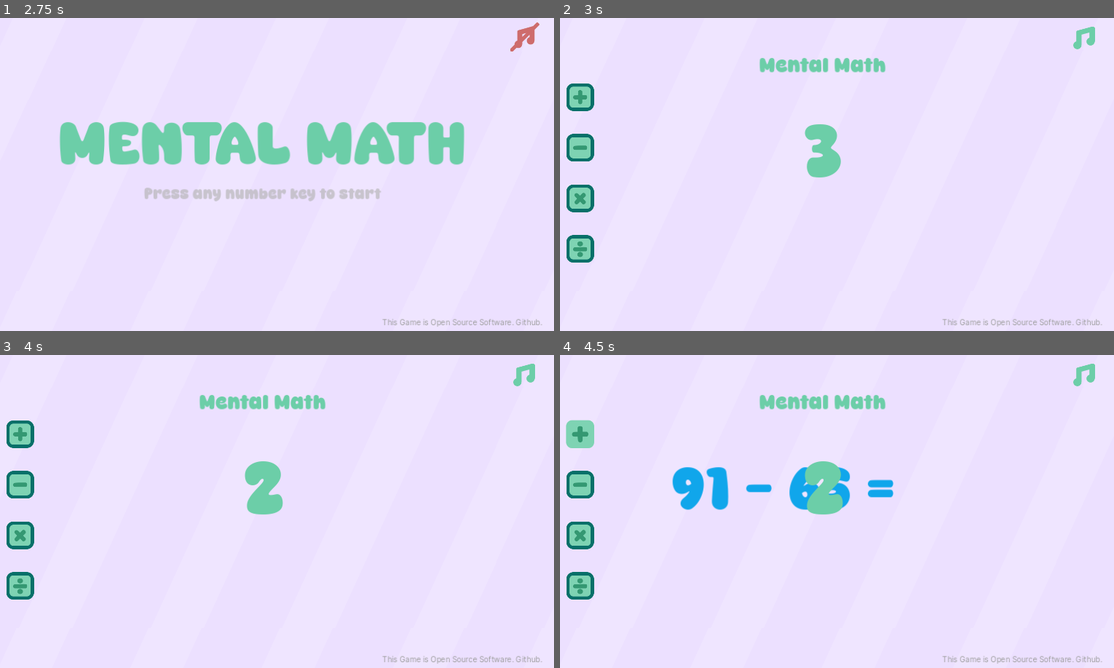
Above: before the commit, frames 1-4 (two rows, left to right).
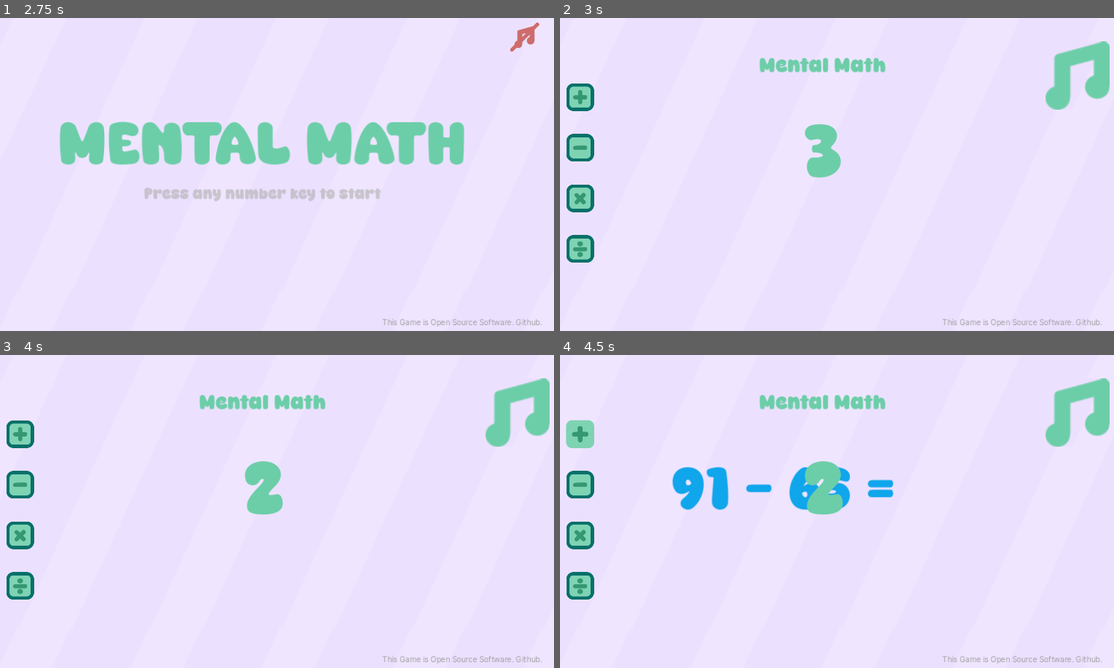
Above: after the commit, the same moments.

Repository: muhdsalm/mental-math-website
Game: Godot game, scene res://scenes/start_screen.tscn
The game is run twice, just before and just after one commit, with the same random seed, the same clock (stepped at 60 frames per second) and the same inputs.
Inputs (mouse positions are in pixels of both pictures, inside the frame that each line leads up to):
- Up to frame 1 (2.75 s): click (526, 36) at 0.5 s; click (526, 36) at 1.25 s; click (526, 36) at 2 s
- Up to frame 2 (3 s): tap Enter at 2.75 s; move the mouse to (953, 155) at 2.77 s; tap 1 (any_number_key) at 2.85 s
- Up to frame 3 (4 s): click (454, 489) at 3.52 s; type "12" at 3.6 s
- Up to frame 4 (4.5 s): click (582, 433) at 4.27 s

Frame 1 is identical in both runs. In frame 2, 1.6% of the frame differs, in the area x 87-100%, y 2-30%; in frame 3, 1.6%; in frame 4, 1.6%.

Commit message:
Improve the start screen for android

Diff:
--- a/scenes/main_scene.gd
+++ b/scenes/main_scene.gd
@@ -35,6 +35,7 @@
 		else:
 			$Numpads2.visible = true
 			$"Math Buttons".scale = Vector2(2, 2)
+			$AudioButton.scale = Vector2(3, 3)
 
 
 # Called every frame. 'delta' is the elapsed time since the previous frame.
@@ -44,7 +45,10 @@
 	$QuestionStopwatch.position.x = get_viewport_rect().size.x / 2
 	$"Math Buttons".position.x = get_viewport_rect().size.x * 0.083333333
 	$"Math Buttons".position.y = get_viewport_rect().size.y / 2
-	$AudioButton.position.x = get_viewport_rect().size.x * 0.953993056
+	if !is_ios_or_android:
+		$AudioButton.position.x = get_viewport_rect().size.x * 0.953993056
+	else:
+		$AudioButton.position.x = get_viewport_rect().size.x * 0.893229167
 	$OpenSourceDisclaimer.position.x = get_viewport_rect().size.x * 0.842013889
 	$Numpads.position.x = get_viewport_rect().size.x * 0.895833333
 	$Numpads2.position.x = get_viewport_rect().size.x / 2
--- a/scenes/main_scene.tscn
+++ b/scenes/main_scene.tscn
@@ -341,7 +341,8 @@
 volume_db = -1.0
 
 [node name="AudioButton" type="Node2D" parent="."]
-position = Vector2(1099, 49)
+position = Vector2(1029, 109)
+scale = Vector2(3, 3)
 metadata/_edit_group_ = true
 
 [node name="CenterContainer" type="CenterContainer" parent="AudioButton"]
--- a/scenes/start_screen.gd
+++ b/scenes/start_screen.gd
@@ -13,12 +13,20 @@
 		should_continue = false
 		$CotinueText/Label.visible = false
 		$StartButton.visible = true
+		if get_viewport_rect().size.y > get_viewport_rect().size.x:
+			$OpenSourceDisclaimer.scale = Vector2(4, 4)
+			$OpenSourceDisclaimer.position.x = get_viewport_rect().size.x / 2
+			$StartButton.scale = Vector2(1, 1)
+			$StartButton.position.y = get_viewport_rect().size.y / 2
+			$TitleTextAndroid.visible = true
+			$TitleText.visible = false
 	pass # Replace with function body.
 
 
 # Called every frame. 'delta' is the elapsed time since the previous frame.
 func _process(delta: float) -> void:
 	$TitleText.position.x = get_viewport_rect().size.x / 2
+	$TitleTextAndroid.position.x = get_viewport_rect().size.x / 2
 	$CotinueText.position.x = get_viewport_rect().size.x / 2
 	$AudioButton.position.x = get_viewport_rect().size.x * 0.953993056
 	$OpenSourceDisclaimer.position.x = get_viewport_rect().size.x * 0.842013889
--- a/scenes/start_screen.tscn
+++ b/scenes/start_screen.tscn
@@ -79,6 +79,23 @@
 theme_override_font_sizes/font_size = 120
 text = "MENTAL MATH"
 
+[node name="TitleTextAndroid" type="CenterContainer" parent="."]
+visible = false
+layout_mode = 0
+offset_top = 266.0
+offset_right = 40.0
+offset_bottom = 306.0
+use_top_left = true
+metadata/_edit_group_ = true
+
+[node name="Label" type="Label" parent="TitleTextAndroid"]
+layout_mode = 2
+theme = ExtResource("2_edg68")
+theme_override_font_sizes/font_size = 200
+text = "MENTAL
+MATH"
+horizontal_alignment = 1
+
 [node name="CotinueText" type="CenterContainer" parent="."]
 layout_mode = 0
 offset_top = 365.0
@@ -167,6 +184,7 @@
 [node name="StartButton" type="Node2D" parent="."]
 visible = false
 position = Vector2(0, 384)
+scale = Vector2(0.5, 0.5)
 metadata/_edit_group_ = true
 
 [node name="CenterContainer" type="CenterContainer" parent="StartButton"]
@@ -175,14 +193,13 @@
 use_top_left = true
 
 [node name="Sprite2D" type="Sprite2D" parent="StartButton/CenterContainer"]
-scale = Vector2(0.5, 0.5)
 texture = ExtResource("8_kpsy0")
 
 [node name="Button" type="Button" parent="StartButton"]
-offset_left = -114.0
-offset_top = -40.0
-offset_right = 114.0
-offset_bottom = 39.0
+offset_left = -228.0
+offset_top = -80.0
+offset_right = 227.0
+offset_bottom = 79.0
 theme = ExtResource("2_edg68")
 
 [node name="Background10" type="Sprite2D" parent="."]
